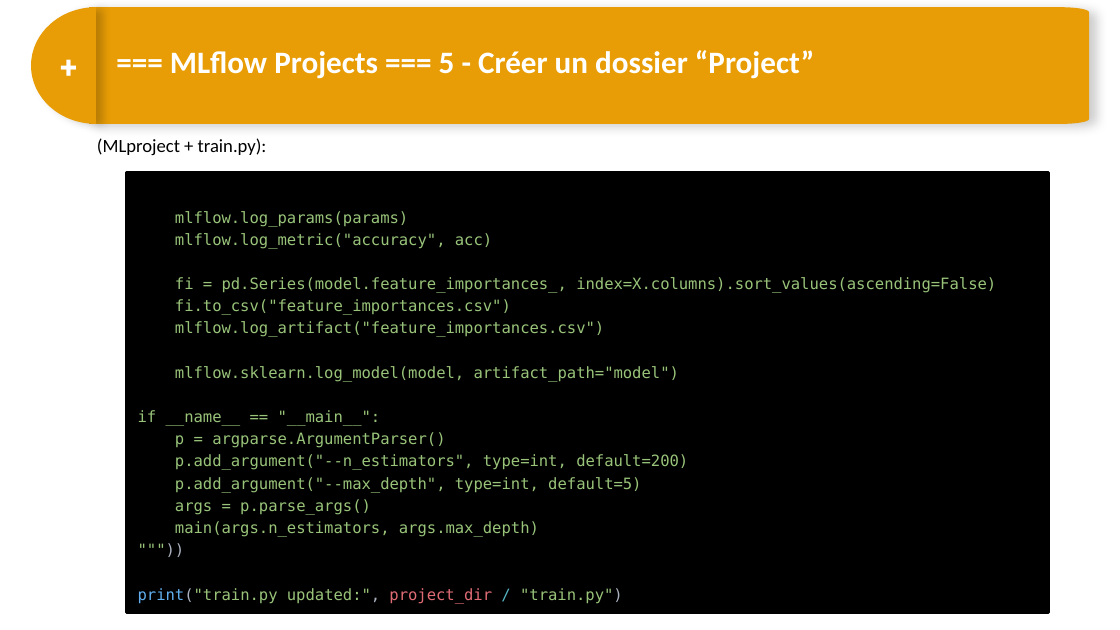
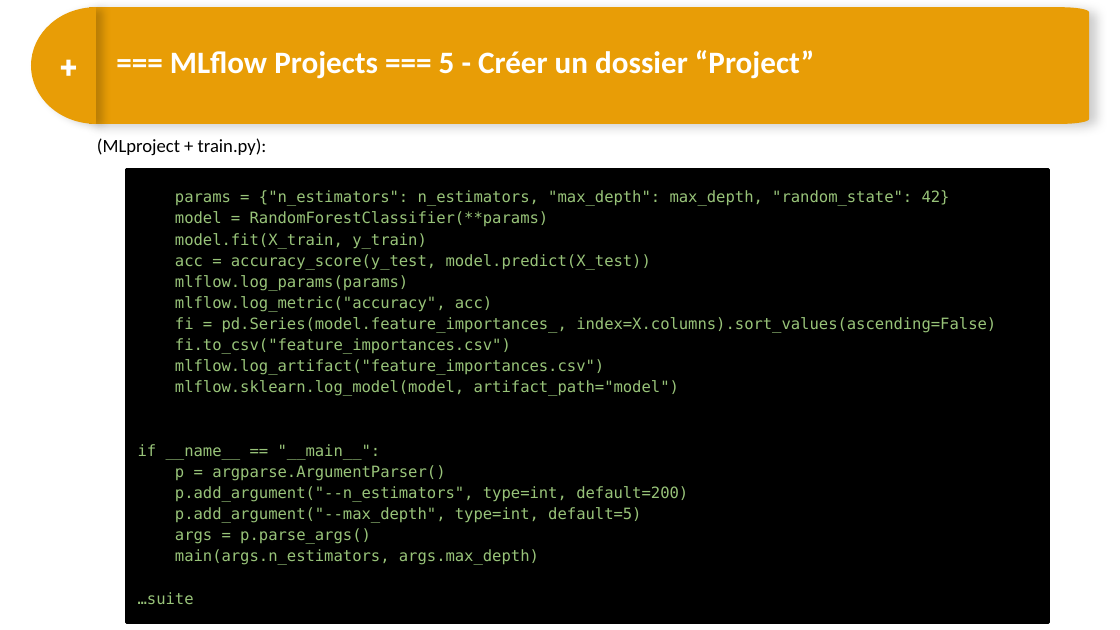
Before and after one commit to DARGOUARCH/spark_formation, a slide deck: slide 13 of 11 - NSparkAvancé - ML Tracking_Project_Model.pptx (slide 12 before the commit). Drawn at 1120x630 pixels with LibreOffice and Linux fonts; fonts in the diff are those of the drawing. Boxes give left, top, right and bottom in pixels: in the first picture for what was removed or moved away, otherwise in the second. Text is boxed around its words. In the diff, an @@ line names an element or a change of style, - is before the commit and + after.

```diff
--- a/11 - NSparkAvancé - ML Tracking_Project_Model.pptx
+++ b/11 - NSparkAvancé - ML Tracking_Project_Model.pptx
@@ rectangle "params = {"n_estimators": n_estimators, "max_depth": ..." resized from (x1=127, y1=172, x2=1048, y2=613) to (x1=127, y1=169, x2=1048, y2=623) @@
@@ text in rectangle at (x1=175, y1=190, x2=950, y2=270): paragraphs added @@
+params = {"n_estimators": n_estimators, "max_depth": max_depth, "random_state": 42}
+model = RandomForestClassifier(**params)
+model.fit(X_train, y_train)
+acc = accuracy_score(y_test, model.predict(X_test))
@@ text in rectangle at (x1=138, y1=275, x2=996, y2=565): line spacing 14.2pt to 1.13 @@
@@ text in rectangle at (x1=138, y1=592, x2=194, y2=604): text changed @@
-"""))
-print("train.py updated:", project_dir / "train.py")
+…suite
```
Also in this commit, not shown: 10 other slides changed, 5 slides added, 1 slide removed.
